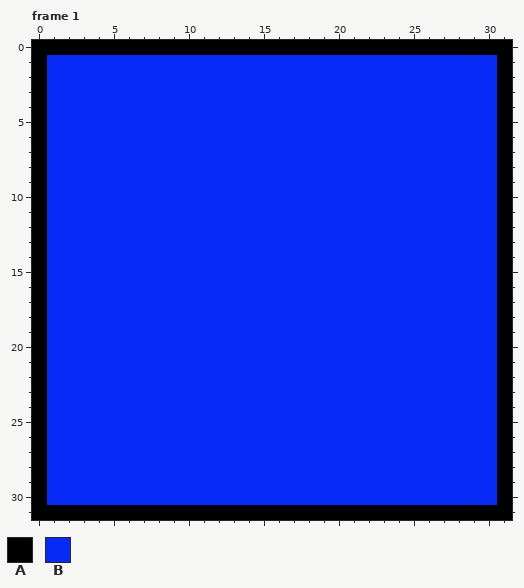
Pixel-art file: MTA20834 Semester Project/Assets/Sprites/test/Blue.aseprite. The picture above was drawn from the file before the commit.
32x32 pixels, 1 frame. Shown: frame 1. The commit also changed other frames, which this record leaves out.
Palette (. is transparent): A #000000  B #082af6
Pixels before, frame 1, first column x 0:
 0 AAAAAAAAAAAAAAAAAAAAAAAAAAAAAAAA
 1 ABBBBBBBBBBBBBBBBBBBBBBBBBBBBBBA
 2 ABBBBBBBBBBBBBBBBBBBBBBBBBBBBBBA
 3 ABBBBBBBBBBBBBBBBBBBBBBBBBBBBBBA
 4 ABBBBBBBBBBBBBBBBBBBBBBBBBBBBBBA
 5 ABBBBBBBBBBBBBBBBBBBBBBBBBBBBBBA
 6 ABBBBBBBBBBBBBBBBBBBBBBBBBBBBBBA
 7 ABBBBBBBBBBBBBBBBBBBBBBBBBBBBBBA
 8 ABBBBBBBBBBBBBBBBBBBBBBBBBBBBBBA
 9 ABBBBBBBBBBBBBBBBBBBBBBBBBBBBBBA
10 ABBBBBBBBBBBBBBBBBBBBBBBBBBBBBBA
11 ABBBBBBBBBBBBBBBBBBBBBBBBBBBBBBA
12 ABBBBBBBBBBBBBBBBBBBBBBBBBBBBBBA
13 ABBBBBBBBBBBBBBBBBBBBBBBBBBBBBBA
14 ABBBBBBBBBBBBBBBBBBBBBBBBBBBBBBA
15 ABBBBBBBBBBBBBBBBBBBBBBBBBBBBBBA
16 ABBBBBBBBBBBBBBBBBBBBBBBBBBBBBBA
17 ABBBBBBBBBBBBBBBBBBBBBBBBBBBBBBA
18 ABBBBBBBBBBBBBBBBBBBBBBBBBBBBBBA
19 ABBBBBBBBBBBBBBBBBBBBBBBBBBBBBBA
20 ABBBBBBBBBBBBBBBBBBBBBBBBBBBBBBA
21 ABBBBBBBBBBBBBBBBBBBBBBBBBBBBBBA
22 ABBBBBBBBBBBBBBBBBBBBBBBBBBBBBBA
23 ABBBBBBBBBBBBBBBBBBBBBBBBBBBBBBA
24 ABBBBBBBBBBBBBBBBBBBBBBBBBBBBBBA
25 ABBBBBBBBBBBBBBBBBBBBBBBBBBBBBBA
26 ABBBBBBBBBBBBBBBBBBBBBBBBBBBBBBA
27 ABBBBBBBBBBBBBBBBBBBBBBBBBBBBBBA
28 ABBBBBBBBBBBBBBBBBBBBBBBBBBBBBBA
29 ABBBBBBBBBBBBBBBBBBBBBBBBBBBBBBA
30 ABBBBBBBBBBBBBBBBBBBBBBBBBBBBBBA
31 AAAAAAAAAAAAAAAAAAAAAAAAAAAAAAAA
After the commit:
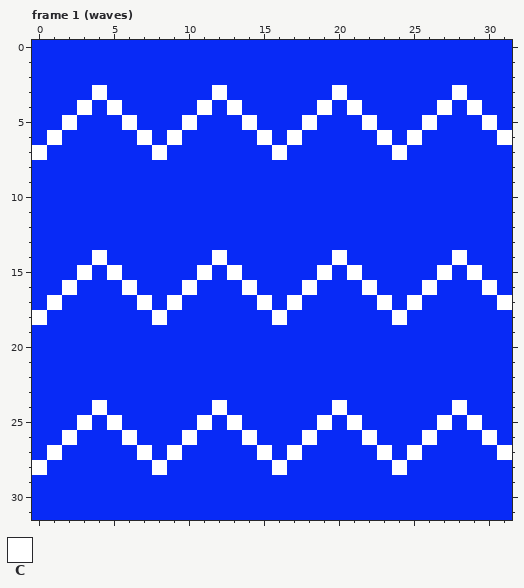
Colours new in this view: C #ffffff
The commit says: Animated shitty waves that actually makes you sick BLAAAAAAAARGH
Diff:
layer "Layer 2" added
Changed rows in their new state; - is an unchanged pixel.
Frame 1 (waves), layers "Layer 2", "Layer 1":
first column x 0:
 0 BBBBBBBBBBBBBBBBBBBBBBBBBBBBBBBB
 1 B------------------------------B
 2 B------------------------------B
 3 B---C-------C-------C-------C--B
 4 B--C-C-----C-C-----C-C-----C-C-B
 5 B-C---C---C---C---C---C---C---CB
 6 BC-----C-C-----C-C-----C-C-----C
 7 C-------C-------C-------C------B
 8 B------------------------------B
 9 B------------------------------B
10 B------------------------------B
11 B------------------------------B
12 B------------------------------B
13 B------------------------------B
14 B---C-------C-------C-------C--B
15 B--C-C-----C-C-----C-C-----C-C-B
16 B-C---C---C---C---C---C---C---CB
17 BC-----C-C-----C-C-----C-C-----C
18 C-------C-------C-------C------B
19 B------------------------------B
20 B------------------------------B
21 B------------------------------B
22 B------------------------------B
23 B------------------------------B
24 B---C-------C-------C-------C--B
25 B--C-C-----C-C-----C-C-----C-C-B
26 B-C---C---C---C---C---C---C---CB
27 BC-----C-C-----C-C-----C-C-----C
28 C-------C-------C-------C------B
29 B------------------------------B
30 B------------------------------B
31 BBBBBBBBBBBBBBBBBBBBBBBBBBBBBBBB
Changed places in both pictures, as pixel boxes (x1, y1, x2, y2):
changed: (32, 40, 512, 520)
